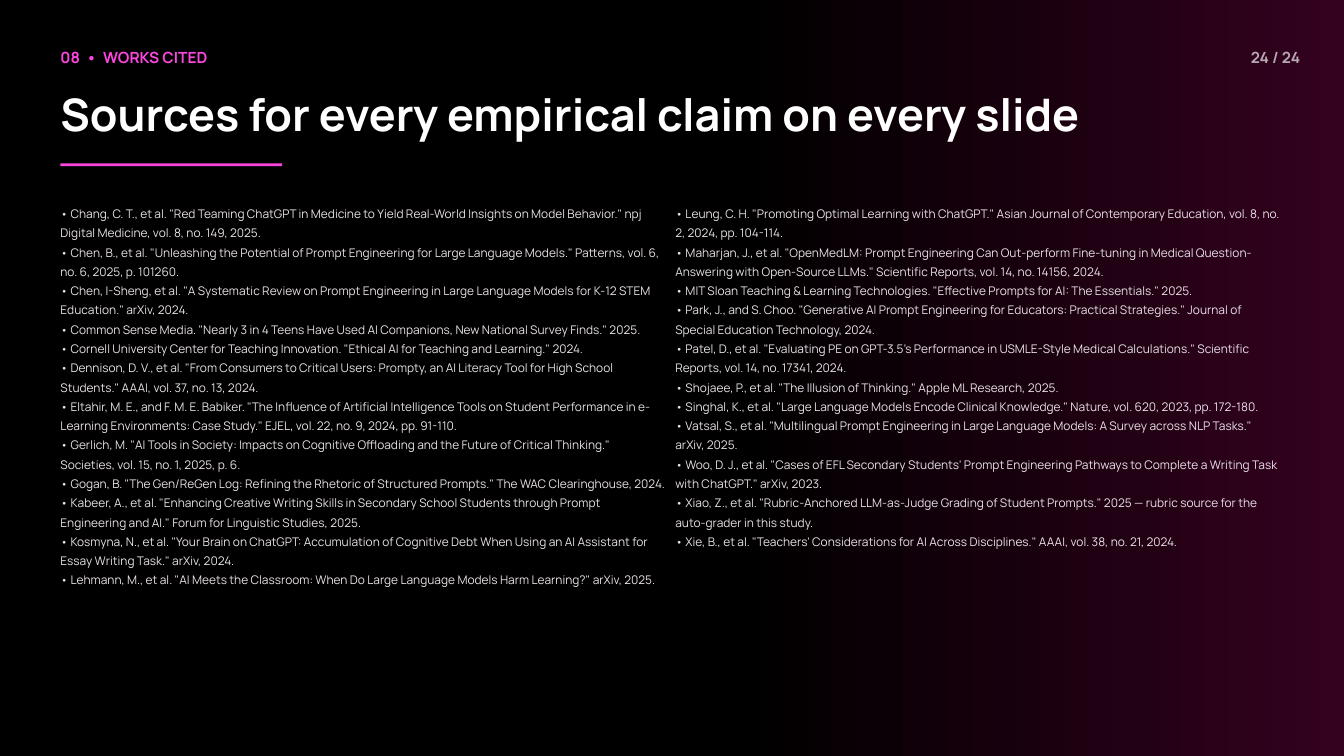
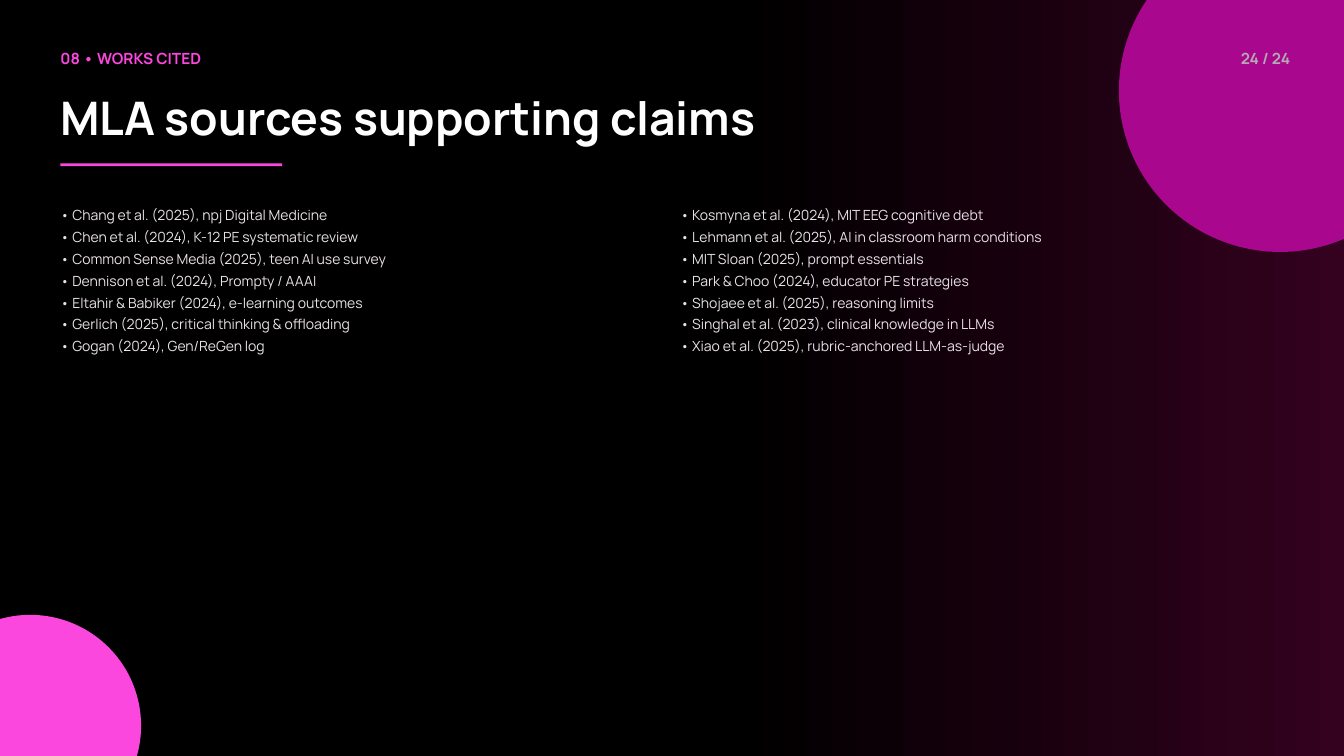
Before and after one commit to Imhaohao/AP-Research, a slide deck: slide 24 of AP_Research_Presentation.pptx. Drawn at 1344x756 pixels with LibreOffice and Linux fonts; fonts in the diff are those of the drawing. Boxes give left, top, right and bottom in pixels: in the first picture for what was removed or moved away, otherwise in the second. Text is boxed around its words. In the diff, an @@ line names an element or a change of style, - is before the commit and + after.

```diff
--- a/AP_Research_Presentation.pptx
+++ b/AP_Research_Presentation.pptx
@@ ellipse added at (x1=1119, y1=0, x2=1344, y2=252), fill #A9088E @@
@@ text "08 • WORKS CITED" at (x1=60, y1=52, x2=201, y2=65): line spacing 1.15 to 1.2 @@
@@ text "24 / 24" at (x1=1241, y1=52, x2=1290, y2=64): line spacing 1.15 to 1.2 @@
@@ text removed at (x1=60, y1=98, x2=1079, y2=142) @@
-Sources for every empirical claim on every slide
@@ text added at (x1=60, y1=101, x2=755, y2=147), 33 pt, text #FFFFFF, bold @@
+MLA sources supporting claims
@@ text at (x1=72, y1=208, x2=386, y2=355): text changed; size 8.5 to 10 pt @@
-• Chang, C. T., et al. "Red Teaming ChatGPT in Medicine to Yield Real-World Insights on Model Behavior." npj Digital Medicine, vol. 8, no. 149, 2025.
-• Chen, B., et al. "Unleashing the Potential of Prompt Engineering for Large Language Models." Patterns, vol. 6, no. 6, 2025, p. 101260.
-• Chen, I-Sheng, et al. "A Systematic Review on Prompt Engineering in Large Language Models for K-12 STEM Education." arXiv, 2024.
-• Common Sense Media. "Nearly 3 in 4 Teens Have Used AI Companions, New National Survey Finds." 2025.
-• Cornell University Center for Teaching Innovation. "Ethical AI for Teaching and Learning." 2024.
-• Dennison, D. V., et al. "From Consumers to Critical Users: Prompty, an AI Literacy Tool for High School Students." AAAI, vol. 37, no. 13, 2024.
-• Eltahir, M. E., and F. M. E. Babiker. "The Influence of Artificial Intelligence Tools on Student Performance in e-Learning Environments: Case Study." EJEL, vol. 22, no. 9, 2024, pp. 91-110.
-• Gerlich, M. "AI Tools in Society: Impacts on Cognitive Offloading and the Future of Critical Thinking." Societies, vol. 15, no. 1, 2025, p. 6.
-• Gogan, B. "The Gen/ReGen Log: Refining the Rhetoric of Structured Prompts." The WAC Clearinghouse, 2024.
-• Kabeer, A., et al. "Enhancing Creative Writing Skills in Secondary School Students through Prompt Engineering and AI." Forum for Linguistic Studies, 2025.
-• Kosmyna, N., et al. "Your Brain on ChatGPT: Accumulation of Cognitive Debt When Using an AI Assistant for Essay Writing Task." arXiv, 2024.
-• Lehmann, M., et al. "AI Meets the Classroom: When Do Large Language Models Harm Learning?" arXiv, 2025.
+• Chang et al. (2025), npj Digital Medicine
+• Chen et al. (2024), K-12 PE systematic review
+• Common Sense Media (2025), teen AI use survey
+• Dennison et al. (2024), Prompty / AAAI
+• Eltahir & Babiker (2024), e-learning outcomes
+• Gerlich (2025), critical thinking & offloading
+• Gogan (2024), Gen/ReGen log
@@ text at (x1=692, y1=208, x2=1042, y2=355): text changed; size 8.5 to 10 pt @@
-• Leung, C. H. "Promoting Optimal Learning with ChatGPT." Asian Journal of Contemporary Education, vol. 8, no. 2, 2024, pp. 104-114.
-• Maharjan, J., et al. "OpenMedLM: Prompt Engineering Can Out-perform Fine-tuning in Medical Question-Answering with Open-Source LLMs." Scientific Reports, vol. 14, no. 14156, 2024.
-• MIT Sloan Teaching & Learning Technologies. "Effective Prompts for AI: The Essentials." 2025.
-• Park, J., and S. Choo. "Generative AI Prompt Engineering for Educators: Practical Strategies." Journal of Special Education Technology, 2024.
-• Patel, D., et al. "Evaluating PE on GPT-3.5's Performance in USMLE-Style Medical Calculations." Scientific Reports, vol. 14, no. 17341, 2024.
-• Shojaee, P., et al. "The Illusion of Thinking." Apple ML Research, 2025.
-• Singhal, K., et al. "Large Language Models Encode Clinical Knowledge." Nature, vol. 620, 2023, pp. 172-180.
-• Vatsal, S., et al. "Multilingual Prompt Engineering in Large Language Models: A Survey across NLP Tasks." arXiv, 2025.
-• Woo, D. J., et al. "Cases of EFL Secondary Students' Prompt Engineering Pathways to Complete a Writing Task with ChatGPT." arXiv, 2023.
-• Xiao, Z., et al. "Rubric-Anchored LLM-as-Judge Grading of Student Prompts." 2025 — rubric source for the auto-grader in this study.
-• Xie, B., et al. "Teachers' Considerations for AI Across Disciplines." AAAI, vol. 38, no. 21, 2024.
+• Kosmyna et al. (2024), MIT EEG cognitive debt
+• Lehmann et al. (2025), AI in classroom harm conditions
+• MIT Sloan (2025), prompt essentials
+• Park & Choo (2024), educator PE strategies
+• Shojaee et al. (2025), reasoning limits
+• Singhal et al. (2023), clinical knowledge in LLMs
+• Xiao et al. (2025), rubric-anchored LLM-as-judge
@@ ellipse added at (x1=0, y1=615, x2=141, y2=756), fill #FB47DE @@
```
Also in this commit, not shown: 4 other slides changed, 19 slides added, 19 slides removed, 5 other files.
